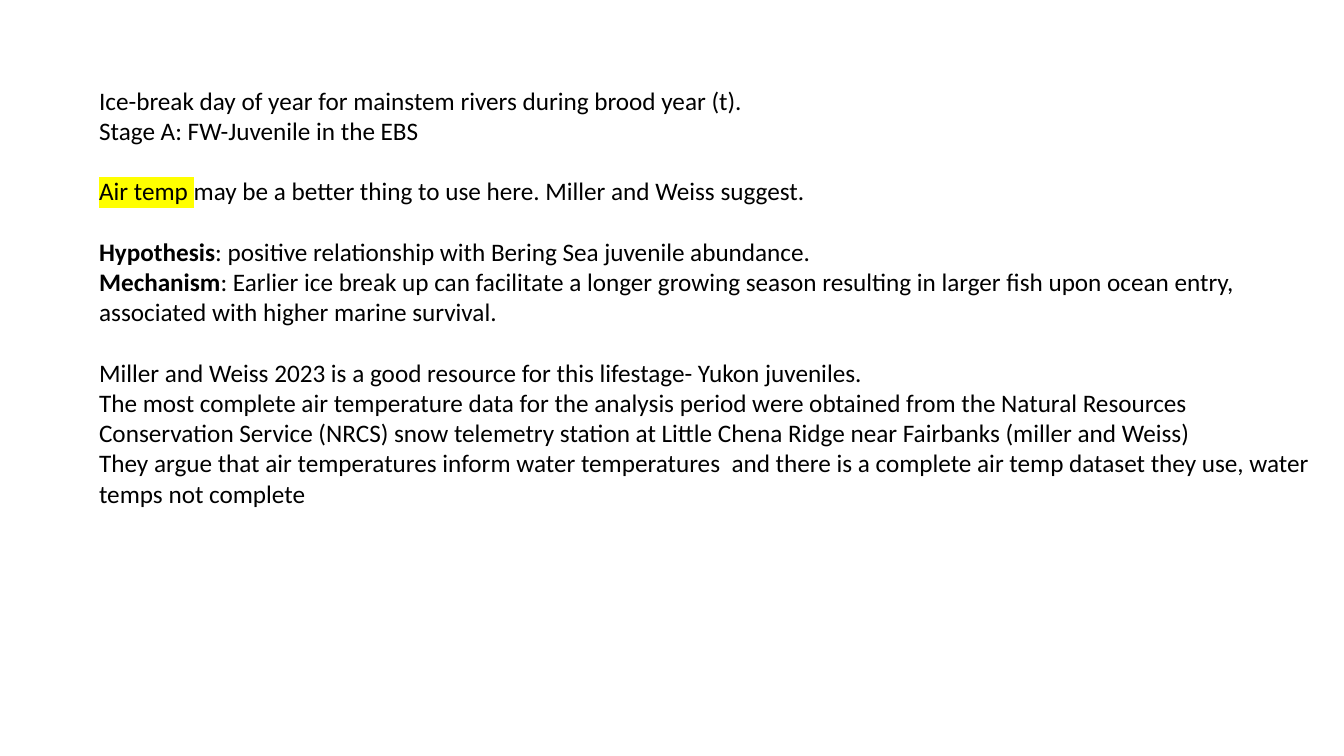
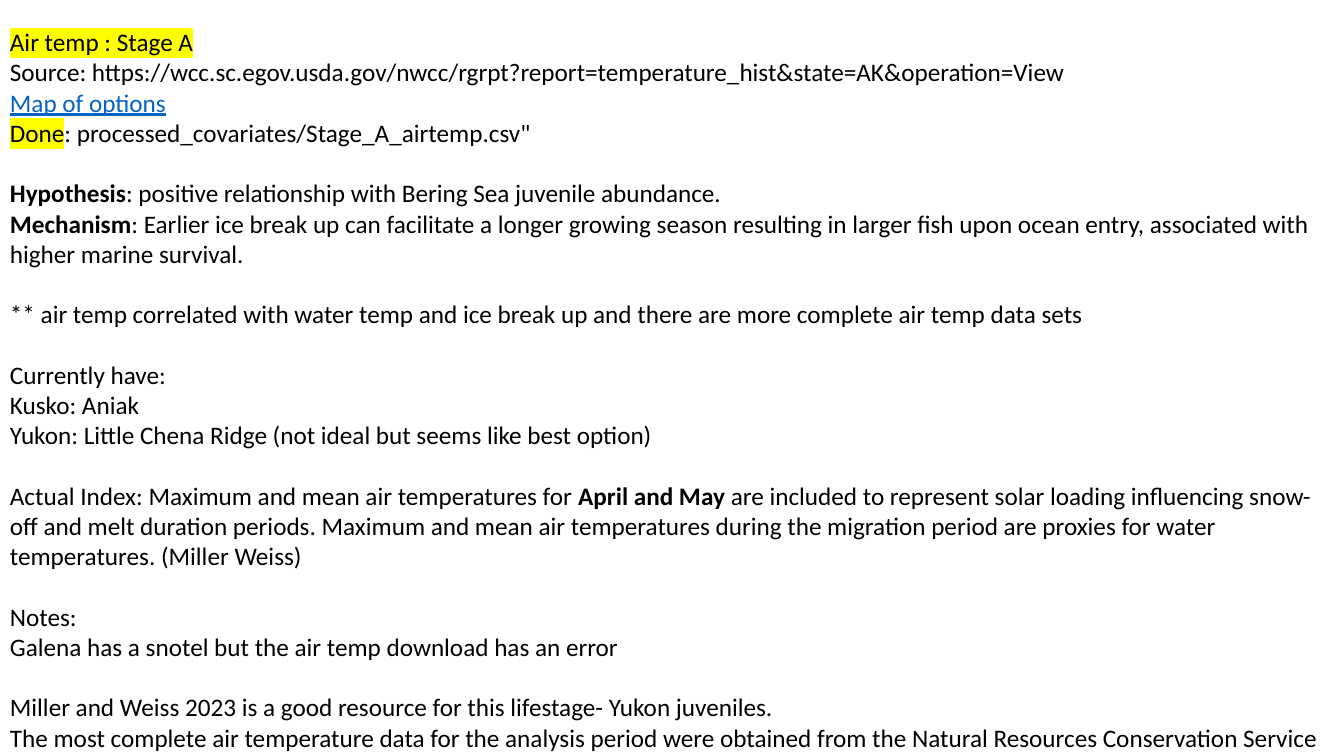
Before and after one commit to genoa-sullaway/Yukon-Chum-IPM, a slide deck: slide 1 of notes/Covariate_notes.pptx. Drawn at 1344x756 pixels with LibreOffice and Linux fonts; fonts in the diff are those of the drawing. Boxes give left, top, right and bottom in pixels: in the first picture for what was removed or moved away, otherwise in the second. Text is boxed around its words. In the diff, an @@ line names an element or a change of style, - is before the commit and + after.

Commit message:
plotting and finish working with covariates

```diff
--- a/notes/Covariate_notes.pptx
+++ b/notes/Covariate_notes.pptx
@@ text "Air temp : Stage A": place and size @@
-text "Air temp : Stage A" at (99, 91, 1308, 507)
+text "Air temp : Stage A" at (10, 33, 1316, 751)
@@ text at (10, 33, 1064, 148): text changed @@
-Ice-break day of year for mainstem rivers during brood year (t).
-Stage A: FW-Juvenile in the EBS
-Air temp may be a better thing to use here. Miller and Weiss suggest.
+Air temp : Stage A
+Source: https://wcc.sc.egov.usda.gov/nwcc/rgrpt?report=temperature_hist&state=AK&operation=View
+Map of options
+Done: processed_covariates/Stage_A_airtemp.csv"
@@ text at (10, 305, 1310, 660): paragraphs added @@
+** air temp correlated with water temp and ice break up and there are more complete air temp data sets
+Currently have:
+Kusko: Aniak
+Yukon: Little Chena Ridge (not ideal but seems like best option)
+Actual Index: Maximum and mean air temperatures for April and May are included to represent solar loading influencing snow-off and melt duration periods. Maximum and mean air temperatures during the migration period are proxies for water temperatures. (Miller Weiss)
+Notes:
+Galena has a snotel but the air temp download has an error
```
Also in this commit, not shown: 5 other slides changed, 10 other files.
